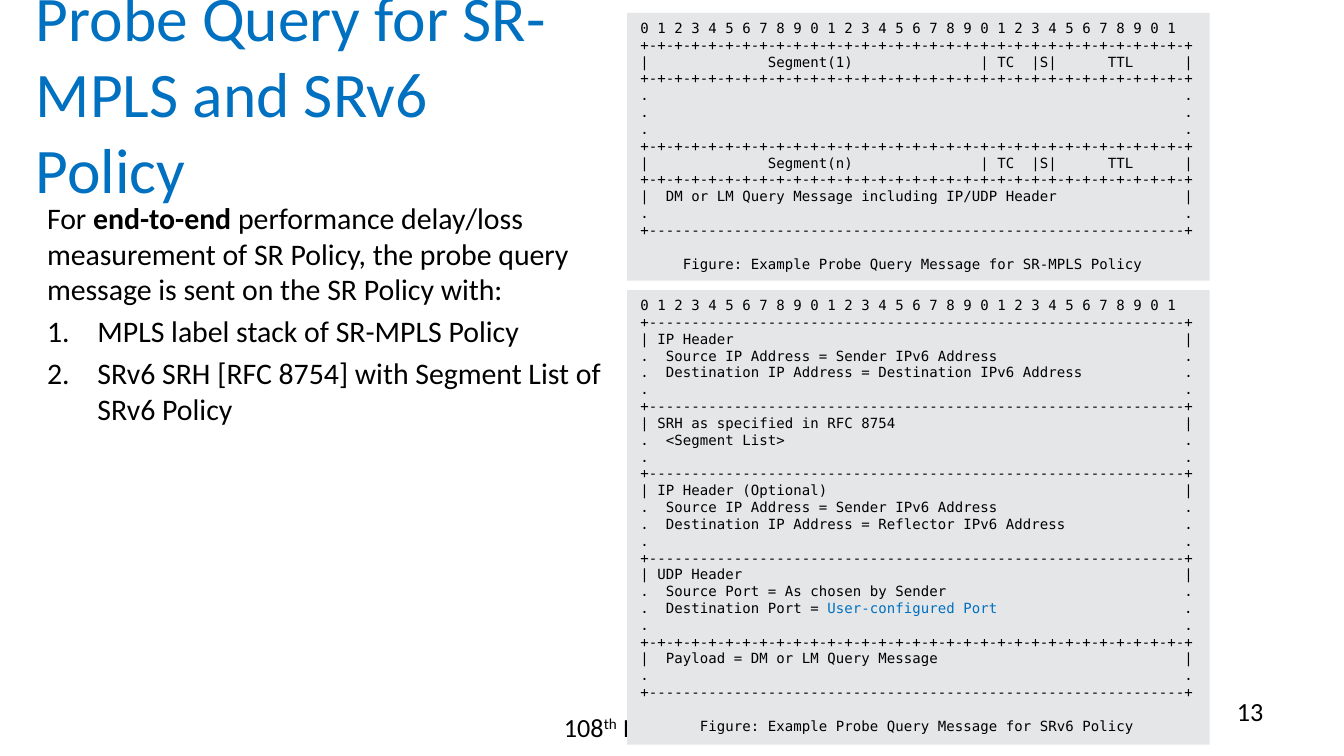
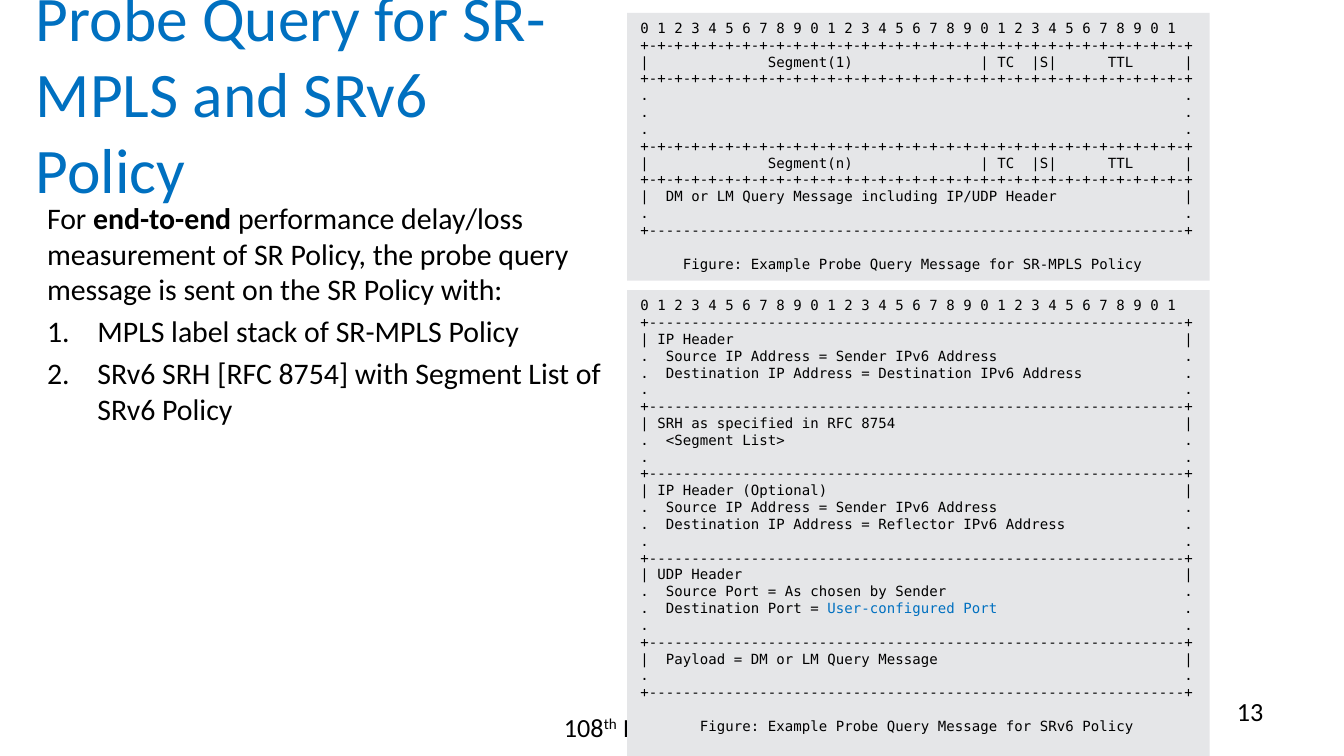
Before and after one commit to rakgandhi/ietf-slides, a slide deck: slide 13 of draft-gandhi-spring-twamp-srpm-09.pptx. Drawn at 1344x756 pixels with LibreOffice and Linux fonts; fonts in the diff are those of the drawing. Boxes give left, top, right and bottom in pixels: in the first picture for what was removed or moved away, otherwise in the second. Text is boxed around its words. In the diff, an @@ line names an element or a change of style, - is before the commit and + after.

```diff
--- a/draft-gandhi-spring-twamp-srpm-09.pptx
+++ b/draft-gandhi-spring-twamp-srpm-09.pptx
@@ text in rectangle at bbox=[628, 290, 1210, 756]: text changed @@
-+-+-+-+-+-+-+-+-+-+-+-+-+-+-+-+-+-+-+-+-+-+-+-+-+-+-+-+-+-+-+-+-+
++---------------------------------------------------------------+
@@ rectangle "0 1 2 3 4 ...": place and size @@
-rectangle "0 1 2 3 4 ..." at bbox=[628, 290, 1210, 745]
+rectangle "0 1 2 3 4 ..." at bbox=[628, 290, 1210, 756]
```
Also in this commit, not shown: 4 other slides changed, 3 other files.
